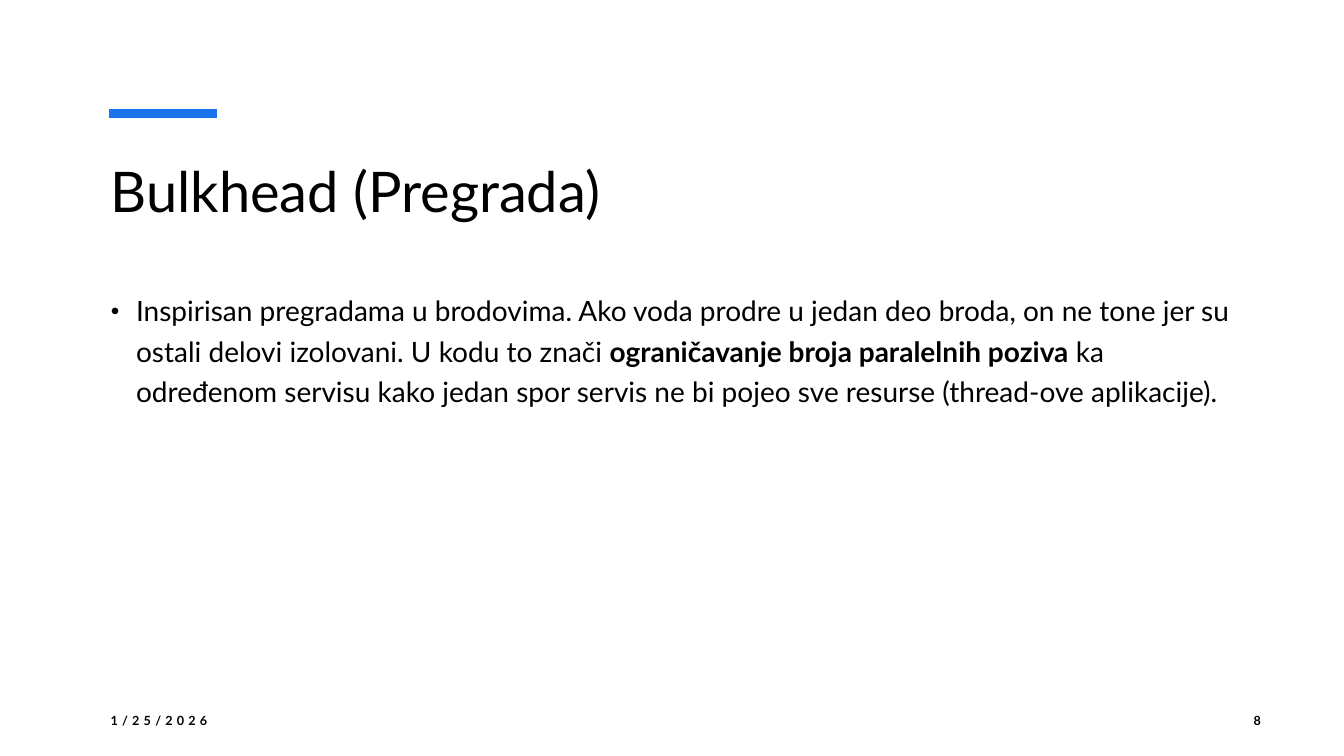
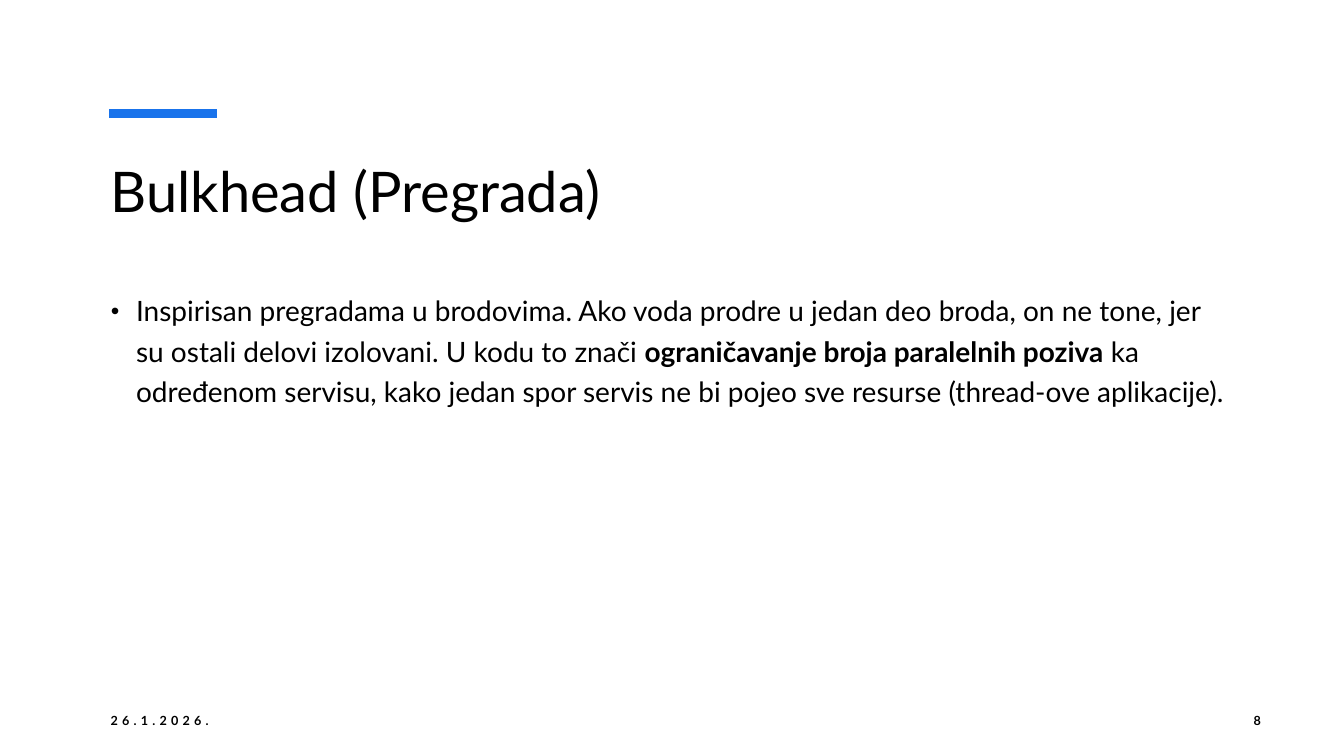
Before and after one commit to zlatkovnik/resilience4j-tutorial, a slide deck: slide 8 of Prezentacija.pptx. Drawn at 1344x756 pixels with LibreOffice and Linux fonts; fonts in the diff are those of the drawing. Boxes give left, top, right and bottom in pixels: in the first picture for what was removed or moved away, otherwise in the second. Text is boxed around its words. In the diff, an @@ line names an element or a change of style, - is before the commit and + after.

```diff
--- a/Prezentacija.pptx
+++ b/Prezentacija.pptx
@@ text at <box>136,300,1223,407</box>: text changed @@
-• Inspirisan pregradama u brodovima. Ako voda prodre u jedan deo broda, on ne tone jer su ostali delovi izolovani. U kodu to znači ograničavanje broja paralelnih poziva ka određenom servisu kako jedan spor servis ne bi pojeo sve resurse (thread-ove aplikacije).
+• Inspirisan pregradama u brodovima. Ako voda prodre u jedan deo broda, on ne tone, jer su ostali delovi izolovani. U kodu to znači ograničavanje broja paralelnih poziva ka određenom servisu, kako jedan spor servis ne bi pojeo sve resurse (thread-ove aplikacije).
@@ text at <box>111,715,209,725</box>: text changed @@
-1/25/2026
+26.1.2026.
```
Also in this commit, not shown: 30 other slides changed.
